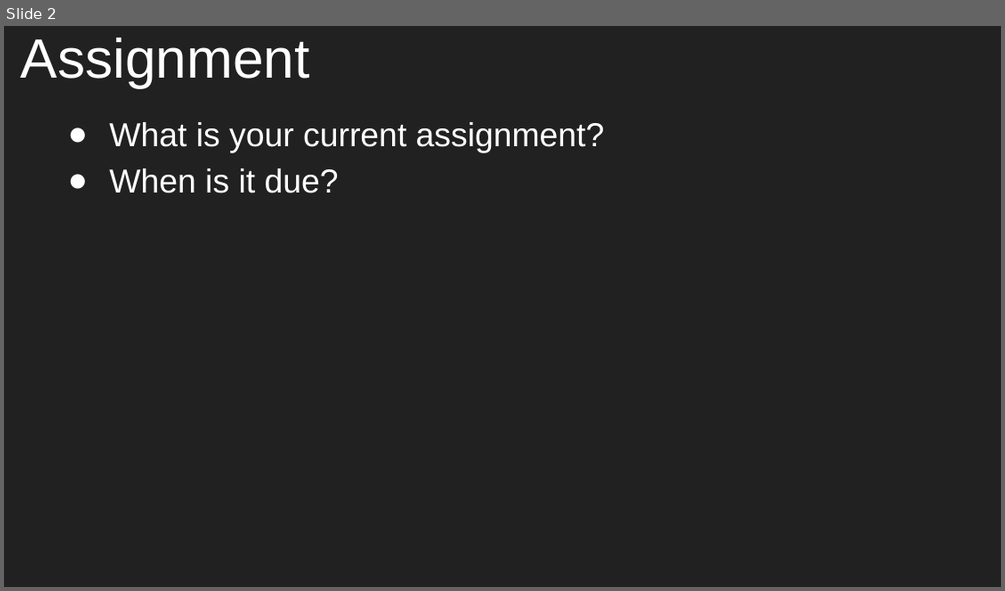
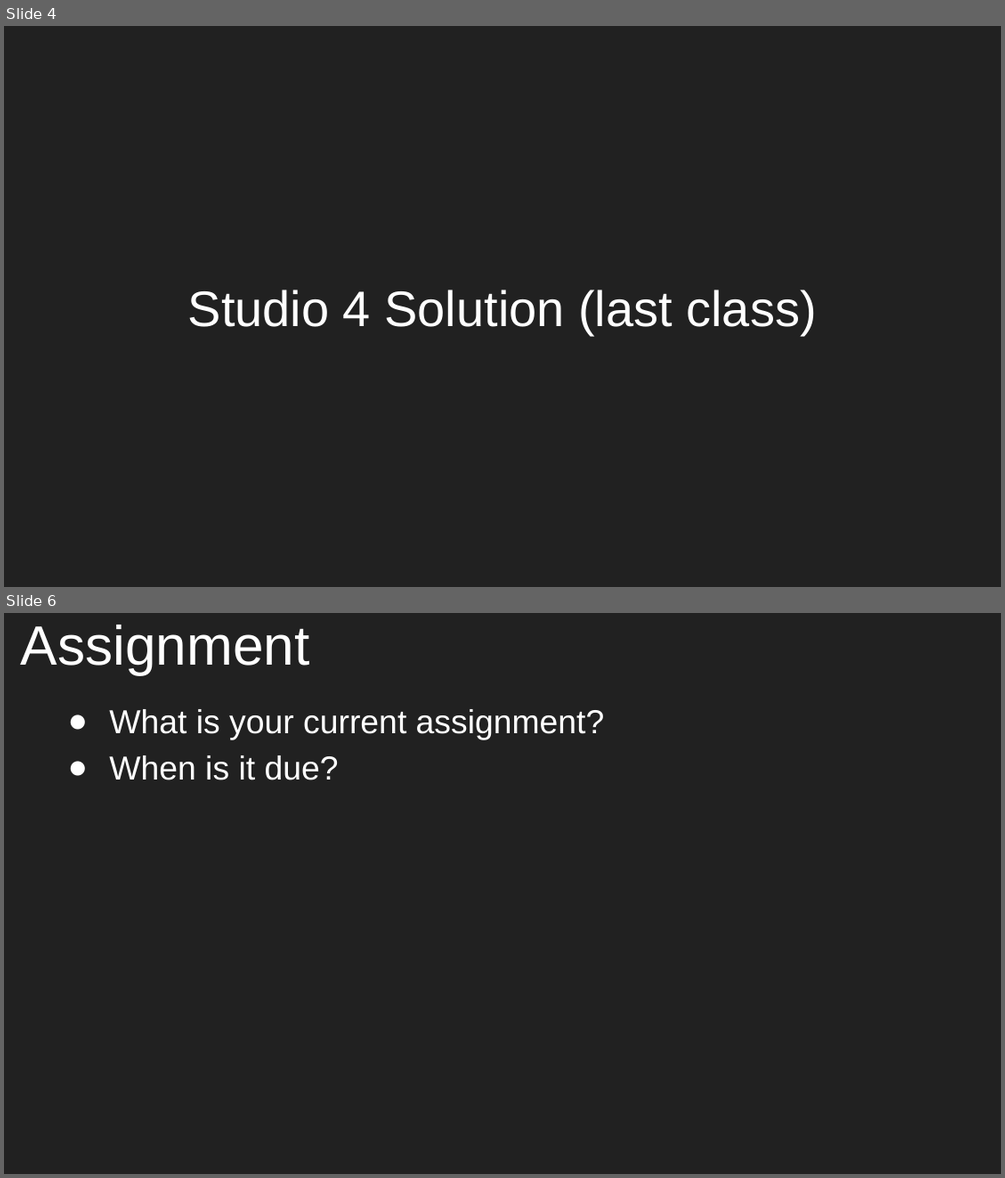
Before and after one commit to aleesham/lc101-unit2, a slide deck: slides/Unit 2 - LC 101 - Class 7.pptx. Shown one above the other, each under a label of ours: slide 2 before the commit, slides 4 and 6 after it; the slides between them are not shown. The pictures are 1005x591 and 1005x1178 pixels, drawn with LibreOffice and Linux fonts; fonts in the diff are those of the drawing. Boxes give left, top, right and bottom in pixels: in the first picture for what was removed or moved away, otherwise in the second. Text is boxed around its words. In the diff, an @@ line names an element or a change of style, - is before the commit and + after.

Commit message:
started class 7 slides

```diff
--- a/slides/Unit 2 - LC 101 - Class 7.pptx
+++ b/slides/Unit 2 - LC 101 - Class 7.pptx
@@ slide 4 added at [4,26,1001,587], background #212121 @@
@@ title added at [188,289,816,335], 36 pt, text #FFFFFF @@
+Studio 4 Solution (last class)
@@ what was slide 2 is now slide 6 @@
```
Also in this commit, not shown: 2 slides changed, 5 other slides added, 1 slide removed.
